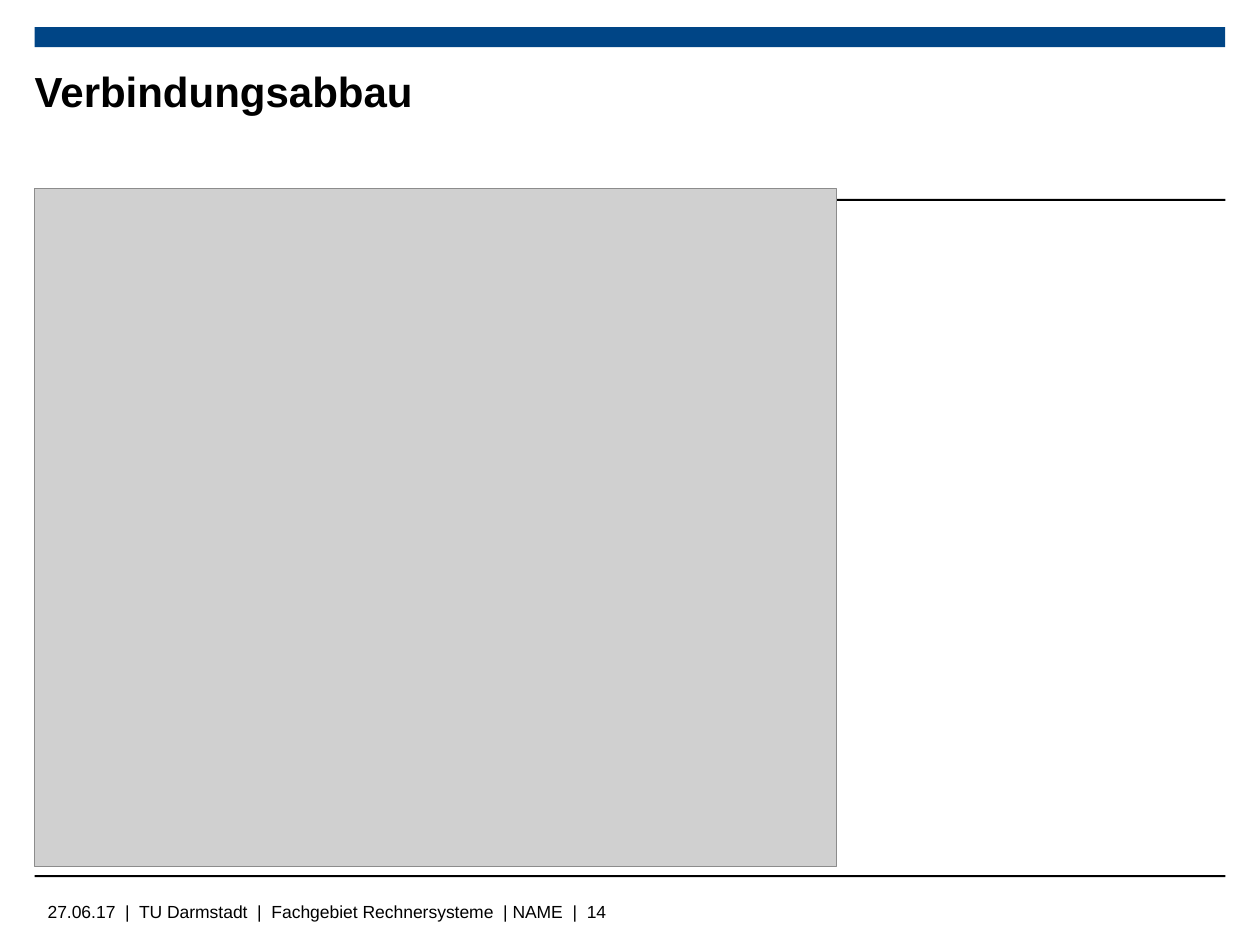
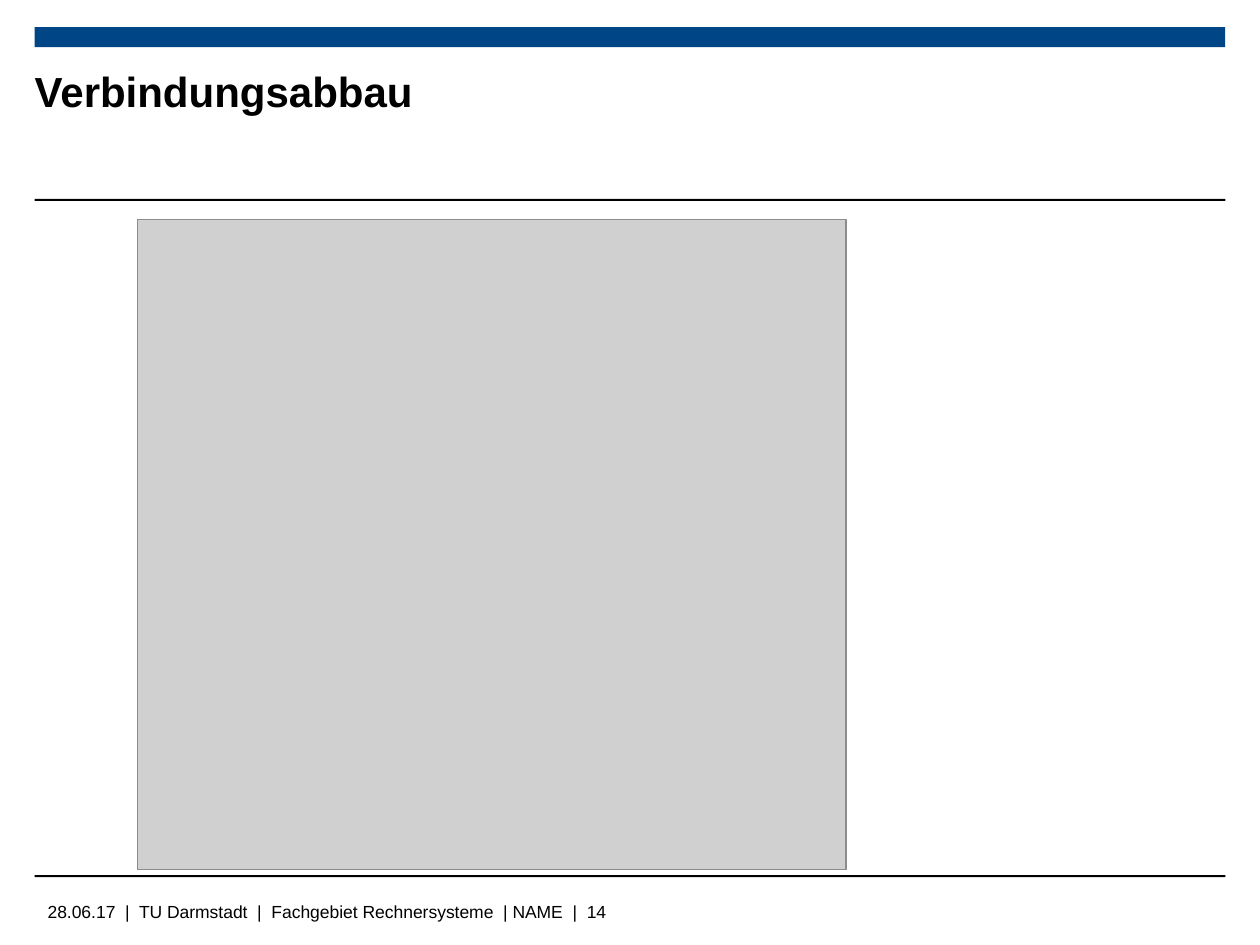
Before and after one commit to Wiero/Bachelorarbeit, a slide deck: slide 14 of Bachelorpräsenation.odp. Drawn at 1260x945 pixels with LibreOffice and Linux fonts; fonts in the diff are those of the drawing; grey boxes stand for pictures; background and template pictures are left out. Boxes give left, top, right and bottom in pixels: in the first picture for what was removed or moved away, otherwise in the second. Text is boxed around its words. In the diff, an @@ line names an element or a change of style, - is before the commit and + after.

```diff
--- a/Bachelorpräsenation.odp
+++ b/Bachelorpräsenation.odp
@@ picture: place and size @@
-picture at <box>34,189,835,867</box>
+picture at <box>137,219,845,869</box>
@@ text at <box>48,905,606,922</box>: text changed @@
-27.06.17 | TU Darmstadt | Fachgebiet Rechnersysteme | NAME | 14
+28.06.17 | TU Darmstadt | Fachgebiet Rechnersysteme | NAME | 14
```
Also in this commit, not shown: 6 other slides changed, 3 slides added, 5 other files.
